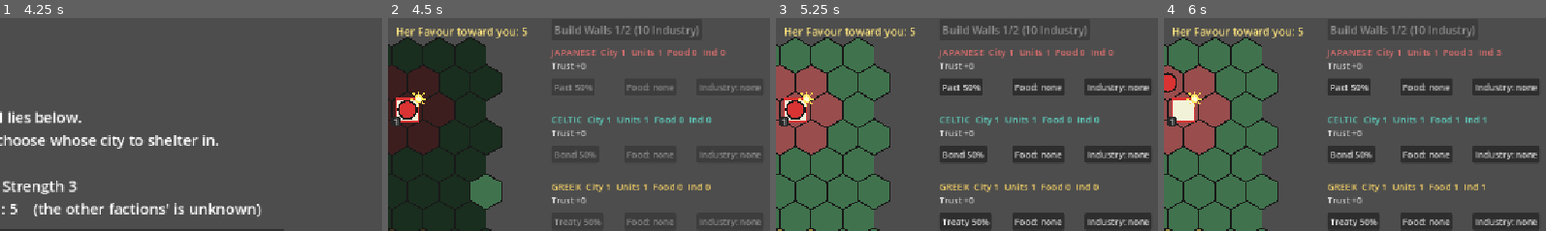
Above: before the commit, frames 1-4 (left to right).
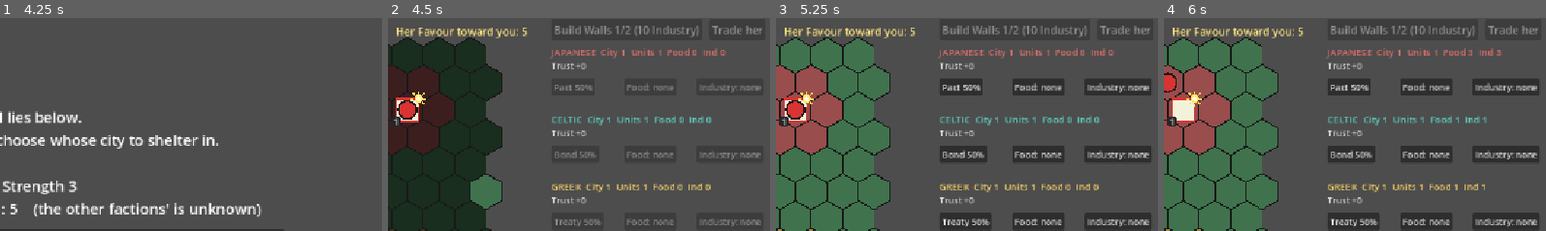
Above: after the commit, the same moments.

Repository: BnanaSkully/after-ragnorok-prototype
Game: Godot game, scene res://main.tscn
Same seed, same stepped clock (60 frames per second), same inputs: the game is played once before the commit and once after it.
Inputs (mouse positions are % of the whole screen's width and height, from its top left):
- Up to frame 1 (4.25 s): tap Enter at 0.5 s; move the mouse to (72, 44) at 0.52 s; click (72, 44) at 0.67 s; click "Save the food stores (Food +3…" at 1.25 s; click "Strip it for tools (Industry …" at 2 s; click "Stand and fight so the others…" at 2.75 s; click "Share your food with her (Foo…" at 3.5 s
- Up to frame 2 (4.5 s): click "Begin the Landing" at 4.25 s
- Up to frame 3 (5.25 s): tap Space at 5 s; move the mouse to (30, 55) at 5.02 s; click (30, 55) at 5.17 s
- Up to frame 4 (6 s): click "End Turn" at 5.75 s
The pictures show only the part of the screen within x 50-100%, y 7-57%; the shares and areas given below are measured in that part.

Frame 1 is identical in both runs. In frame 2, 0.2% of the frame differs, in the area x 84-98%, y 3-8%; in frame 3, 0.2%; in frame 4, 0.2%.

Commit message:
Trading the Sun's Daughter
From turn 10 whoever shelters her can hand her to another faction,
using the turn's diplomatic action. Her value to a faction is a price
in Industry (-10 to 10): it rises with her Favour toward them and
falls with their fear of Sköll (howling, loose, hunting their city)
and with how much stronger their army already is. Positive, they pay
the giver; negative, the giver must pay them to take her; below -8,
they refuse. Being traded costs her Favour toward the giver (-2).

An AI faction sheltering her that has come to fear Sköll may offer
her to the player, paying them to take her (pop-up: Take her /
Refuse). A 'Trade her' button opens a panel with each faction's price.

Co-Authored-By: Claude Opus 5.5 <noreply@anthropic.com>
Claude-Session: https://claude.ai/code/session_01Kpeg7E5nkYcPnqopYPPAon

Diff:
--- a/diplomacy.gd
+++ b/diplomacy.gd
@@ -31,6 +31,8 @@
 const TRUST_PAID_THEIR_DEMAND := 1
 const TRUST_REFUSED_THEIR_DEMAND := -1
 const RIVAL_BROKEN_OATH_FAVOUR := -2 # the Sun's Daughter sees the rival's betrayal too
+const TRUST_TOOK_THE_DAUGHTER := 1 # you took her off their hands
+const TRUST_REFUSED_THE_DAUGHTER := -1
 
 # What the rival says when you demand something it doesn't have. Costs nothing.
 # %s is the resource (e.g. "Industry"). Rewrite or add lines freely.
@@ -193,6 +195,14 @@
 	var player: Faction = game.player
 	if not rival.is_alive() or randf() >= RIVAL_OFFER_CHANCE:
 		return
+	# Sheltering the Daughter but too afraid of Sköll to keep her: offer her to the
+	# player, paying them to take her.
+	var d: SunDaughter = game.daughter
+	if d.shelters_with(rival) and game.turn >= SunDaughter.TRADE_TURN:
+		var keep := game.daughter_value(rival)
+		if keep < 0:
+			pending = {"type": "daughter", "pay": mini(-keep, rival.industry)}
+			return
 	var gap := army_power(rival) - army_power(player)
 	var afraid: bool = game.turn >= Skoll.WARNING_TURN
 	if not pact_active() and not is_oathbreaker() and (afraid or gap < 0 or trust >= 2):
@@ -217,6 +227,8 @@
 	if pending.get("type") == "demand":
 		var res: String = String(pending["resource"]).capitalize()
 		return "%s demands %d %s from you. Their army is stronger than yours.\n\nPay: you lose %d %s, Trust %+d.\nRefuse: Trust %+d." % [rival.name, DEMAND_AMOUNT, res, DEMAND_AMOUNT, res, TRUST_PAID_THEIR_DEMAND, TRUST_REFUSED_THEIR_DEMAND]
+	if pending.get("type") == "daughter":
+		return "The %s fear Sköll and want %s gone. They offer her to you, and will pay you %d Industry to take her.\n\nTake her: she shelters in your city (+%d Food, +%d Industry a turn, +%d defence, but Sköll hunts her). Trust %+d.\nRefuse: Trust %+d." % [rival.name, SunDaughter.NAME, pending["pay"], SunDaughter.FOOD, SunDaughter.INDUSTRY, SunDaughter.DEFENCE, TRUST_TOOK_THE_DAUGHTER, TRUST_REFUSED_THE_DAUGHTER]
 	return ""
 
 # The player's answer to the pending offer.
@@ -235,6 +247,17 @@
 		else:
 			change_trust(TRUST_REFUSED_THEIR_OATH)
 			remember("Turn %d: you refused %s's %s. Trust %+d." % [game.turn, rival.name, pact_word(), TRUST_REFUSED_THEIR_OATH])
+	elif offer["type"] == "daughter":
+		if accept and game.daughter.shelters_with(rival):
+			var pay: int = mini(offer["pay"], rival.industry)
+			rival.industry -= pay
+			player.industry += pay
+			game.hand_over_daughter(rival, player)
+			change_trust(TRUST_TOOK_THE_DAUGHTER)
+			remember("Turn %d: you took %s from the %s, and they paid you %d Industry. Trust %+d." % [game.turn, SunDaughter.NAME, rival.name, pay, TRUST_TOOK_THE_DAUGHTER])
+		else:
+			change_trust(TRUST_REFUSED_THE_DAUGHTER)
+			remember("Turn %d: you refused to take %s from the %s. Trust %+d." % [game.turn, SunDaughter.NAME, rival.name, TRUST_REFUSED_THE_DAUGHTER])
 	elif offer["type"] == "demand":
 		var resource: String = offer["resource"]
 		if accept and player.get(resource) >= DEMAND_AMOUNT:
--- a/game_state.gd
+++ b/game_state.gd
@@ -359,6 +359,60 @@
 	if f.industry >= UNIT_COST and food_change(f) - UNIT_FOOD_UPKEEP >= 0:
 		build_unit(f)
 
+# --- Trading the Sun's Daughter ---------------------------------------------------
+# What she's worth to faction f, as a price in Industry (-10 to 10): positive,
+# they'd pay the giver that much; negative, the giver must pay them to take her.
+func daughter_value(f: Faction) -> int:
+	var value := SunDaughter.TRADE_BASE_VALUE + (f.favour - 5)
+	if skoll.active:
+		value -= SunDaughter.FEAR_LOOSE
+		if skoll.target == f:
+			value -= SunDaughter.FEAR_HUNTED
+	elif turn >= Skoll.WARNING_TURN:
+		value -= SunDaughter.FEAR_HOWLING
+	var giver: Faction = daughter.holder if daughter.holder != null else player
+	var stronger := army_power(f) - army_power(giver)
+	if stronger > 0:
+		value -= stronger / SunDaughter.DISDAIN_PER # a powerful faction needs her less
+	return clampi(value, -SunDaughter.TRADE_MAX_PRICE, SunDaughter.TRADE_MAX_PRICE)
+
+func can_trade_daughter() -> bool:
+	return can_play() and daughter.shelters_with(player) and turn >= SunDaughter.TRADE_TURN and not diplomacy_action_used
+
+# What would happen if the player offered her to f.
+func trade_quote(f: Faction) -> Dictionary:
+	var value := daughter_value(f)
+	var quote := {"value": value, "refuses": value < SunDaughter.TRADE_REFUSE_BELOW or not f.is_alive(), "they_pay": 0, "you_pay": 0}
+	if value >= 0:
+		quote["they_pay"] = mini(value, f.industry) # they can only pay what they have
+	else:
+		quote["you_pay"] = -value
+	quote["possible"] = not quote["refuses"] and player.industry >= quote["you_pay"]
+	return quote
+
+# The player offers her to f (uses the turn's diplomatic action). Returns true if done.
+func player_trade_daughter(f: Faction) -> bool:
+	if not can_trade_daughter():
+		return false
+	var q := trade_quote(f)
+	if not q["possible"]:
+		return false
+	diplomacy_action_used = true
+	messages.clear()
+	f.industry += q["you_pay"] - q["they_pay"]
+	player.industry += q["they_pay"] - q["you_pay"]
+	hand_over_daughter(player, f)
+	var deal := "you paid them %d Industry" % q["you_pay"]
+	if q["you_pay"] == 0:
+		deal = "they paid you %d Industry" % q["they_pay"] if q["they_pay"] > 0 else "for nothing"
+	remember("Turn %d: you handed %s to the %s (%s). Her Favour toward you %+d." % [turn, SunDaughter.NAME, f.name, deal, SunDaughter.TRADED_FAVOUR])
+	return true
+
+# She moves from giver's city to receiver's. Being traded costs Favour toward the giver.
+func hand_over_daughter(giver: Faction, receiver: Faction) -> void:
+	daughter.join(receiver)
+	giver.favour = clampi(giver.favour + SunDaughter.TRADED_FAVOUR, 0, SunDaughter.MAX_FAVOUR)
+
 # --- Diplomacy helpers -----------------------------------------------------------
 # The player's relationship with this AI faction.
 func relation(f: Faction) -> Diplomacy:
--- a/main.gd
+++ b/main.gd
@@ -45,6 +45,10 @@
 var build_button: Button
 var walls_button: Button
 var faction_buttons := {} # AI faction -> {"pact": Button, "food": Button, "industry": Button}
+var trade_button: Button # opens the "trade the Sun's Daughter" panel
+var trade_panel: PanelContainer
+var trade_label: Label
+var trade_choices := {} # AI faction -> Button in the trade panel
 var play_again_button: Button # shown on the end screen
 var offer_panel: PanelContainer # an AI faction's Accept/Refuse pop-up
 var offer_label: Label
@@ -55,6 +59,7 @@
 	end_turn_button = add_button("End Turn", Vector2(820, 20), on_end_turn)
 	build_button = add_button("Build Unit (%d Industry)" % GameState.UNIT_COST, Vector2(920, 20), on_build_unit)
 	walls_button = add_button("", Vector2(820, 58), on_build_walls)
+	trade_button = add_button("Trade her", Vector2(1055, 58), on_open_trade)
 	for i in state.ais.size():
 		var f: Faction = state.ais[i]
 		var y := BLOCK_Y + i * BLOCK_H + 46
@@ -70,6 +75,7 @@
 	play_again_button.add_theme_font_size_override("font_size", 22)
 	play_again_button.visible = false
 	build_offer_ui()
+	build_trade_ui()
 	build_crossing_ui()
 	state.start_crossing()
 	refresh()
@@ -100,7 +106,7 @@
 	queue_redraw()
 
 func all_game_buttons() -> Array[Button]:
-	var list: Array[Button] = [end_turn_button, build_button, walls_button]
+	var list: Array[Button] = [end_turn_button, build_button, walls_button, trade_button]
 	for set in faction_buttons.values():
 		for b in set.values():
 			list.append(b)
@@ -116,6 +122,7 @@
 		walls_button.text = "Walls complete (+%d defence)" % (GameState.MAX_WALLS * GameState.WALL_DEFENCE)
 	else:
 		walls_button.text = "Build Walls %d/%d (%d Industry)" % [p.walls + 1, GameState.MAX_WALLS, GameState.WALL_COST]
+	trade_button.disabled = not playing or not state.can_trade_daughter()
 	for f in state.ais:
 		var d: Diplomacy = state.relation(f)
 		var set: Dictionary = faction_buttons[f]
@@ -271,7 +278,8 @@
 	var r: Diplomacy = state.pending_relation()
 	offer_heading.text = "A MESSAGE FROM THE %s" % r.other.name.to_upper()
 	offer_label.text = r.pending_text()
-	offer_accept_button.text = "Pay" if r.pending.get("type") == "demand" else "Accept"
+	var kind: String = r.pending.get("type")
+	offer_accept_button.text = "Pay" if kind == "demand" else ("Take her" if kind == "daughter" else "Accept")
 	offer_panel.visible = true
 	update_buttons()
 
@@ -282,9 +290,80 @@
 		r.answer(accept)
 	refresh()
 
+# --- Trading the Sun's Daughter (panel) -------------------------------------------
+func build_trade_ui() -> void:
+	trade_panel = PanelContainer.new()
+	trade_panel.position = Vector2(170, 170)
+	trade_panel.custom_minimum_size = Vector2(540, 0)
+	var style := StyleBoxFlat.new()
+	style.bg_color = Color(0.1, 0.09, 0.08)
+	style.border_color = Color(1.0, 0.85, 0.4)
+	style.set_border_width_all(2)
+	style.set_corner_radius_all(6)
+	style.set_content_margin_all(18)
+	trade_panel.add_theme_stylebox_override("panel", style)
+	add_child(trade_panel)
+	var box := VBoxContainer.new()
+	box.add_theme_constant_override("separation", 10)
+	trade_panel.add_child(box)
+	var heading := Label.new()
+	heading.text = "OFFER %s TO ANOTHER FACTION" % SunDaughter.NAME.to_upper()
+	heading.add_theme_font_size_override("font_size", 16)
+	heading.add_theme_color_override("font_color", Color(1.0, 0.85, 0.4))
+	box.add_child(heading)
+	trade_label = Label.new()
+	trade_label.autowrap_mode = TextServer.AUTOWRAP_WORD
+	trade_label.add_theme_font_size_override("font_size", 15)
+	box.add_child(trade_label)
+	for f in state.ais:
+		var b := Button.new()
+		b.alignment = HORIZONTAL_ALIGNMENT_LEFT
+		b.add_theme_font_size_override("font_size", 16)
+		b.pressed.connect(on_trade.bind(f))
+		box.add_child(b)
+		trade_choices[f] = b
+	var cancel := Button.new()
+	cancel.text = "Keep her"
+	cancel.add_theme_font_size_override("font_size", 16)
+	cancel.pressed.connect(close_trade)
+	box.add_child(cancel)
+	trade_panel.visible = false
+
+func on_open_trade() -> void:
+	if not state.can_trade_daughter():
+		return
+	trade_label.text = "Her worth depends on her Favour toward them, their fear of Sköll and how strong they already are. If she's worth too little, you must pay them to take her. Being traded costs her Favour toward you (%+d). Uses your diplomatic action." % SunDaughter.TRADED_FAVOUR
+	for f in state.ais:
+		var b: Button = trade_choices[f]
+		var q := state.trade_quote(f)
+		if not f.is_alive():
+			b.text = "%s: fallen" % f.name
+		elif q["refuses"]:
+			b.text = "%s: refuses, too afraid of Sköll" % f.name
+		elif q["you_pay"] > 0:
+			b.text = "%s: you pay them %d Industry to take her" % [f.name, q["you_pay"]]
+			if not q["possible"]:
+				b.text += " (you can't afford it)"
+		elif q["they_pay"] == 0:
+			b.text = "%s: they take her, but pay nothing" % f.name
+		else:
+			b.text = "%s: they pay you %d Industry" % [f.name, q["they_pay"]]
+		b.disabled = not q["possible"]
+	trade_panel.visible = true
+	for b in all_game_buttons():
+		b.disabled = true
+
+func on_trade(f: Faction) -> void:
+	state.player_trade_daughter(f)
+	close_trade()
+
+func close_trade() -> void:
+	trade_panel.visible = false
+	refresh()
+
 # --- Mouse clicks: turn screen positions into hexes, then ask the state ---------
 func _unhandled_input(event: InputEvent) -> void:
-	if state.game_over or state.phase == GameState.Phase.CROSSING or state.has_pending_offer():
+	if state.game_over or state.phase == GameState.Phase.CROSSING or state.has_pending_offer() or trade_panel.visible:
 		return
 	if state.phase == GameState.Phase.LANDING:
 		if event is InputEventMouseMotion:
--- a/sun_daughter.gd
+++ b/sun_daughter.gd
@@ -30,6 +30,19 @@
 const LEAVE_FAVOUR := 2 # at this Favour or below she leaves her protector
 const WARN_FAVOUR := 4 # at this Favour or below the player is warned
 const PERSUADE_PER_FAVOUR := 0.1 # chance to persuade her = Favour x 10%
+
+# Trading her (from TRADE_TURN, by whoever shelters her). Her "value" to a
+# faction is a price in Industry: positive, they pay the giver; negative, the
+# giver must pay them to take her; below TRADE_REFUSE_BELOW they refuse outright.
+const TRADE_TURN := 10
+const TRADE_BASE_VALUE := 6 # her bonuses are worth having...
+const FEAR_HOWLING := 3 # ...less once Sköll's howling starts,
+const FEAR_LOOSE := 6 # ...even less once he's loose (this replaces FEAR_HOWLING),
+const FEAR_HUNTED := 3 # ...and less again if he's hunting their city.
+const DISDAIN_PER := 3 # -1 for every 3 points their army is stronger than the giver's
+const TRADE_MAX_PRICE := 10
+const TRADE_REFUSE_BELOW := -8
+const TRADED_FAVOUR := -2 # being traded costs Favour toward whoever gave her away
 
 enum State { SHELTERED, ROGUE, SWALLOWED }
 
Not shown, changed: CLAUDE.md
